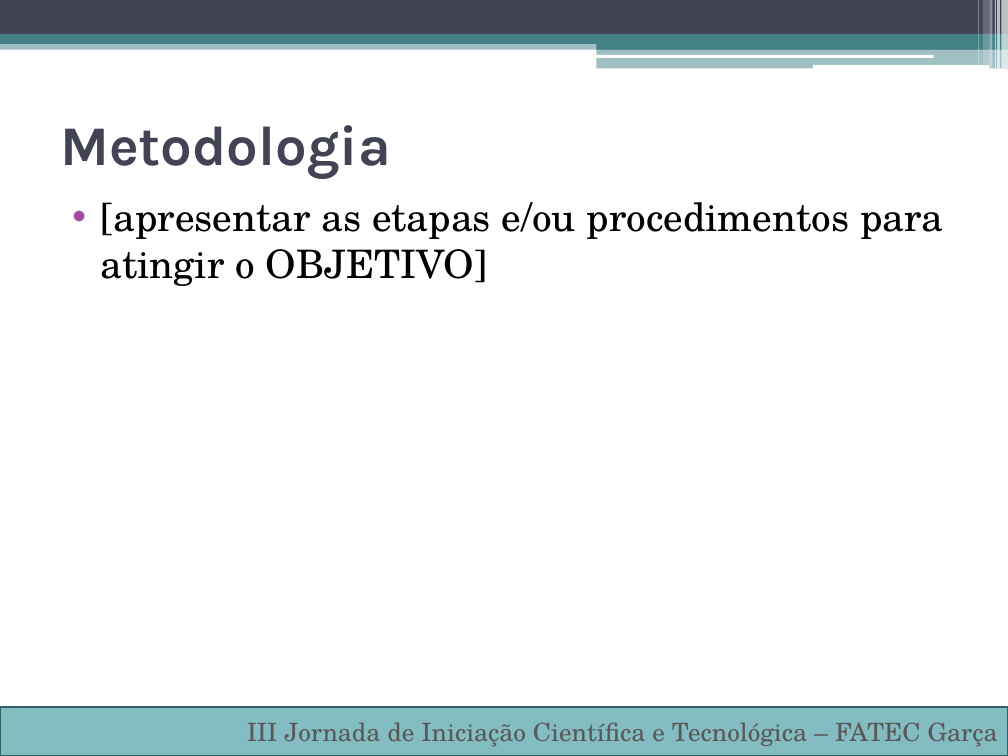
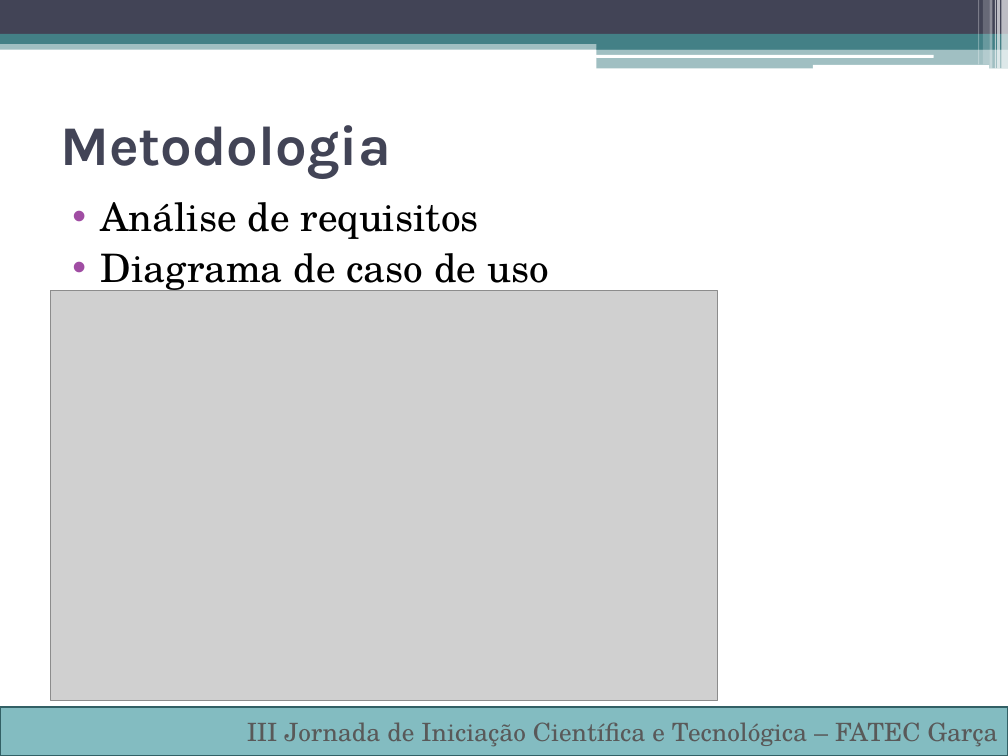
Before and after one commit to Cardoso976/V-Termo, a slide deck: slide 5 of TCC/III Jornada de Iniciação Científica e Tecnológica Tempate–2018.pptx. Drawn at 1008x756 pixels with LibreOffice and Linux fonts; fonts in the diff are those of the drawing; grey boxes stand for pictures. Boxes give left, top, right and bottom in pixels: in the first picture for what was removed or moved away, otherwise in the second. Text is boxed around its words. In the diff, an @@ line names an element or a change of style, - is before the commit and + after.

```diff
--- a/TCC/III Jornada de Iniciação Científica e Tecnológica Tempate–2018.pptx
+++ b/TCC/III Jornada de Iniciação Científica e Tecnológica Tempate–2018.pptx
@@ text at [101, 202, 549, 295]: text changed @@
-• [apresentar as etapas e/ou procedimentos para atingir o OBJETIVO]
+• Análise de requisitos
+• Diagrama de caso de uso
@@ picture added at [50, 290, 717, 701] @@
```
Also in this commit, not shown: 7 other slides changed, 1 slide added, 4 other files.
